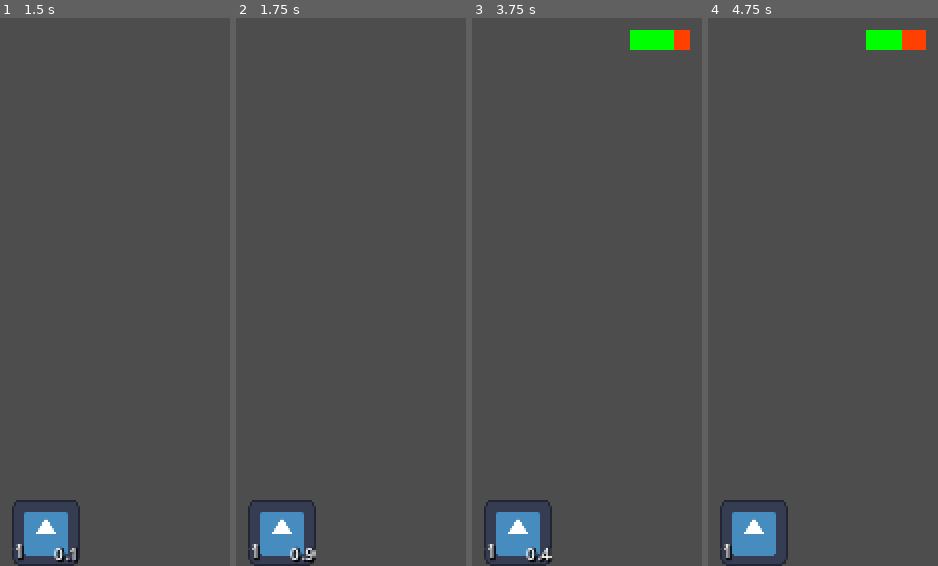
Above: before the commit, frames 1-4 (left to right).
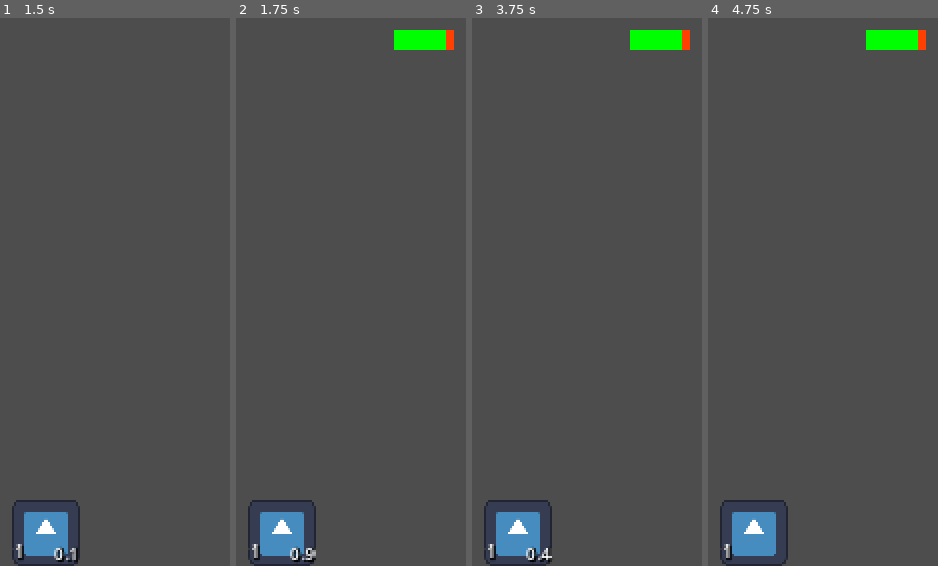
Above: after the commit, the same moments.

Repository: lestercantor/ActionRoguelite
Game: Godot game, scene res://test_world.tscn
Same seed, same stepped clock (60 frames per second), same inputs: the game is played once before the commit and once after it. The engine's default icon, where the game draws it, is replaced by a stand-in: a white triangle on a blue panel in a dark square.
Inputs (mouse positions are in pixels of both pictures, inside the frame that each line leads up to):
- Up to frame 1 (1.5 s): click "1" at 0.5 s; tap Enter at 1.25 s; move the mouse to (outside the picture) at 1.27 s; press the mouse at (outside the picture) at 1.28 s; hold Right (ui_right) from 1.28 s (still down)
- Up to frame 2 (1.75 s): keep holding Right (ui_right); tap Space (dash, bound only after the commit) at 1.55 s
- Up to frame 3 (3.75 s): move the mouse to (outside the picture) at 2.02 s; release Right (ui_right) at 2.03 s; release the mouse at (outside the picture) at 2.03 s; hold Down (ui_down) 2.03-2.78 s; tap Space (dash, bound only after the commit) at 2.1, 3.05, 3.5 s; click (outside the picture) at 2.3 s; move the mouse to (outside the picture) at 2.77 s; hold Right (ui_right) 2.78-3.53 s; hold K (add_damage) 2.78-3.53 s; move the mouse to (outside the picture) at 3.52 s; hold Up (ui_up) from 3.53 s (still down); click (outside the picture) at 3.6 s
- Up to frame 4 (4.75 s): move the mouse to (outside the picture) at 4.27 s; release Up (ui_up) at 4.28 s; hold Left (ui_left) from 4.28 s (still down); hold Space (dash, bound only after the commit) from 4.28 s (still down)

Frame 1 is identical in both runs. In frame 2, 1.0% of the frame differs, in the area x 68-95%, y 2-6%; in frame 3, 0.1%; in frame 4, 0.3%.
Error in both runs: Invalid call. Nonexistent function 'apply_upgrade' in base 'Nil'. (res://Entity/Enemies/Enemy.gd:23)

Commit message:
dash mechanic ->
hard coded speed with no plans to change it. set speed and distance to dash

Diff:
--- a/Components/EntityMovement.gd
+++ b/Components/EntityMovement.gd
@@ -15,5 +15,5 @@
 	actor.move_and_slide()
 
 
-func attack_lunge(lunge_speed: float, direction: Vector2, max_speed: float) -> void:
-	actor.velocity = direction.normalized() * max_speed * lunge_speed
+func dash(dash_speed: float, direction: Vector2, max_speed: float) -> void:
+	actor.velocity = direction.normalized() * max_speed * dash_speed
--- a/Entity/Player/Player.tscn
+++ b/Entity/Player/Player.tscn
@@ -18,7 +18,6 @@
 
 [node name="Player" instance=ExtResource("1_pyht7")]
 collision_layer = 2
-collision_mask = 0
 script = ExtResource("2_5pwtq")
 stats = ExtResource("3_anfmr")
 
--- a/Entity/Player/player.gd
+++ b/Entity/Player/player.gd
@@ -20,7 +20,6 @@
 func _physics_process(delta: float) -> void:
 	if time > 0:
 		time -= delta
-		#$WeaponComponent/HitboxComponent/CollisionShape2D.disabled = true
 
 # Simple enable and disable hitbox collisions
 func _input(event: InputEvent) -> void:
@@ -29,7 +28,7 @@
 		hitbox_component.rotation = direction.angle()
 		time = weapon_component.melee_weapon.attack_speed
 		$MeleeWeaponComponent/HitboxComponent/WeaponCollisionShape.disabled = false
-		entity_movement.attack_lunge(1.2, direction, stats.movement_stats.max_speed)
+		entity_movement.dash(1.2, direction, stats.movement_stats.max_speed)
 
 
 	if event.is_action_pressed("debug_key"):
@@ -37,3 +36,6 @@
 		print("damage additions: ", stats.damage_addition)
 		print("crit chance: ", stats.crit_chance)
 		print("spell multiplier: ", stats.spell_multiplier)
+
+	if event.is_action_pressed("dash"):
+		entity_movement.dash(5, entity_movement_input.movement_input, stats.movement_stats.max_speed)
--- a/project.godot
+++ b/project.godot
@@ -82,6 +82,11 @@
 "events": [Object(InputEventKey,"resource_local_to_scene":false,"resource_name":"","device":-1,"window_id":0,"alt_press …(191 unchanged characters)…
 ]
 }
+dash={
+"deadzone": 0.5,
+"events": [Object(InputEventKey,"resource_local_to_scene":false,"resource_name":"","device":-1,"window_id":0,"alt_pressed":false,"shift_pressed":false,"ctrl_pressed":false,"meta_pressed":false,"pressed":false,"keycode":0,"physical_keycode":32,"key_label":0,"unicode":32,"location":0,"echo":false,"script":null)
+]
+}
 
 [layer_names]
 
